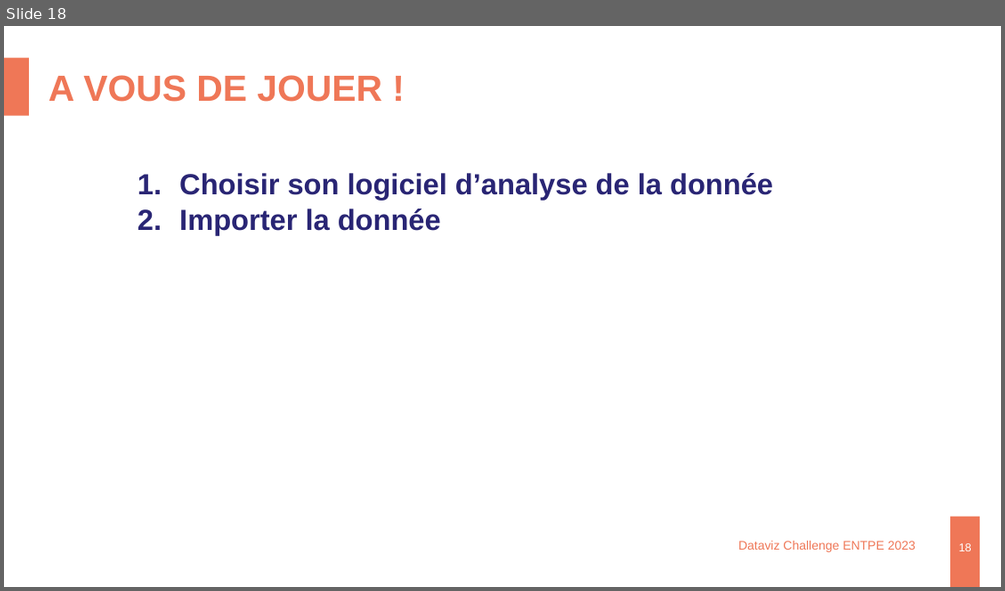
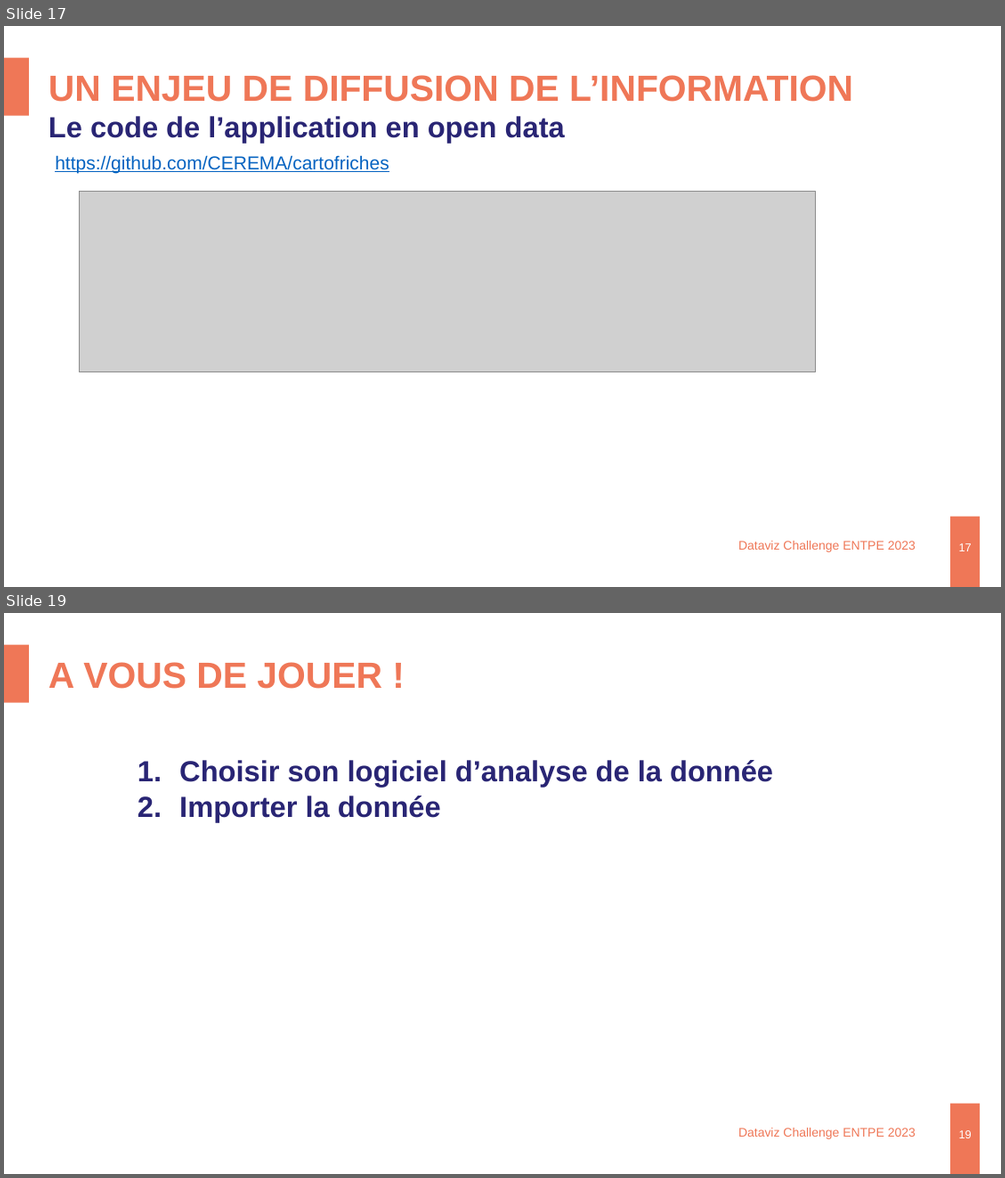
Before and after one commit to datagistips/DatavizChallenge-ENTPE, a slide deck: Presentations/2023_02_DataVizChallenge_Cartofriches.pptx. Shown one above the other, each under a label of ours: slide 18 before the commit, slides 17 and 19 after it; the slides between them are not shown. The pictures are 1005x591 and 1005x1178 pixels, drawn with LibreOffice and Linux fonts; fonts in the diff are those of the drawing; grey boxes stand for pictures; background and template pictures are left out. Boxes give left, top, right and bottom in pixels: in the first picture for what was removed or moved away, otherwise in the second. Text is boxed around its words. In the diff, an @@ line names an element or a change of style, - is before the commit and + after.

```diff
--- a/Presentations/2023_02_DataVizChallenge_Cartofriches.pptx
+++ b/Presentations/2023_02_DataVizChallenge_Cartofriches.pptx
@@ slide 17 added at <box>4,26,1001,587</box>, background #FFFFFF; not listed: 2 template elements that a slide beside it also shows @@
@@ title added at <box>48,75,853,102</box>, 35 pt, text #EF7757, bold @@
+UN ENJEU DE DIFFUSION DE L’INFORMATION
@@ text added at <box>48,116,565,143</box>, 28 pt, text #292574, bold @@
+Le code de l’application en open data
@@ text added at <box>55,155,388,174</box>, 18 pt, text #0563C1, underline @@
+https://github.com/CEREMA/cartofriches
@@ picture added at <box>79,192,815,372</box> @@
@@ text added at <box>738,540,915,552</box>, 12 pt, text #EF7757 @@
+Dataviz Challenge ENTPE 2023
@@ page number added at <box>959,543,971,551</box>, 11 pt, text #FFFFFF @@
+17
@@ what was slide 18 is now slide 19 @@
```
Also in this commit, not shown: 6 slides changed.
